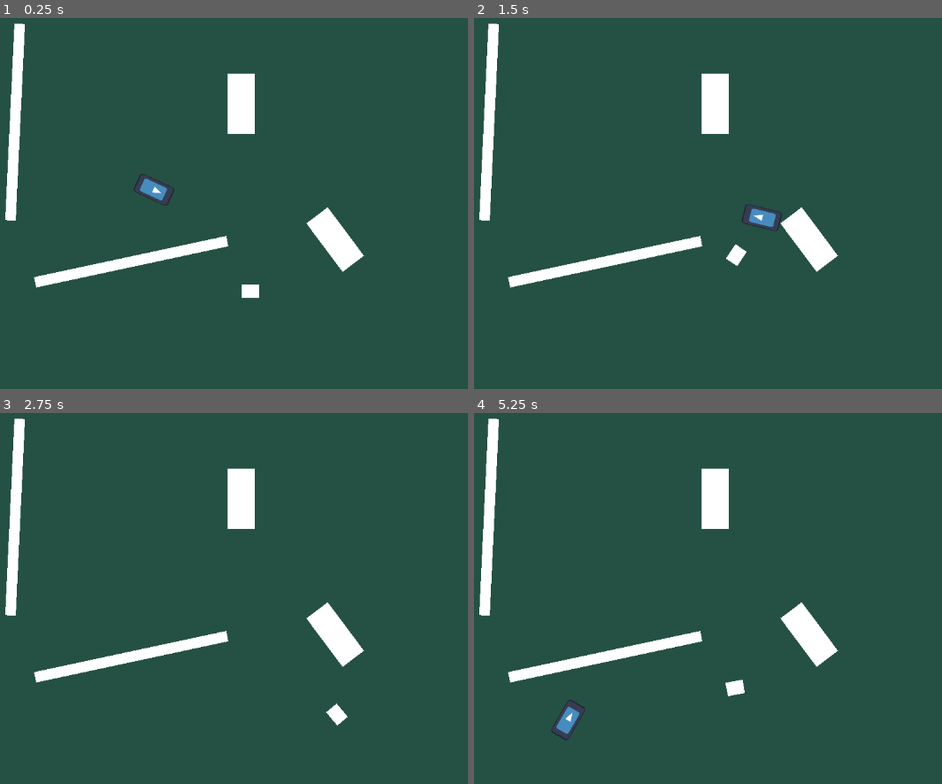
Above: before the commit, frames 1-4 (two rows, left to right).
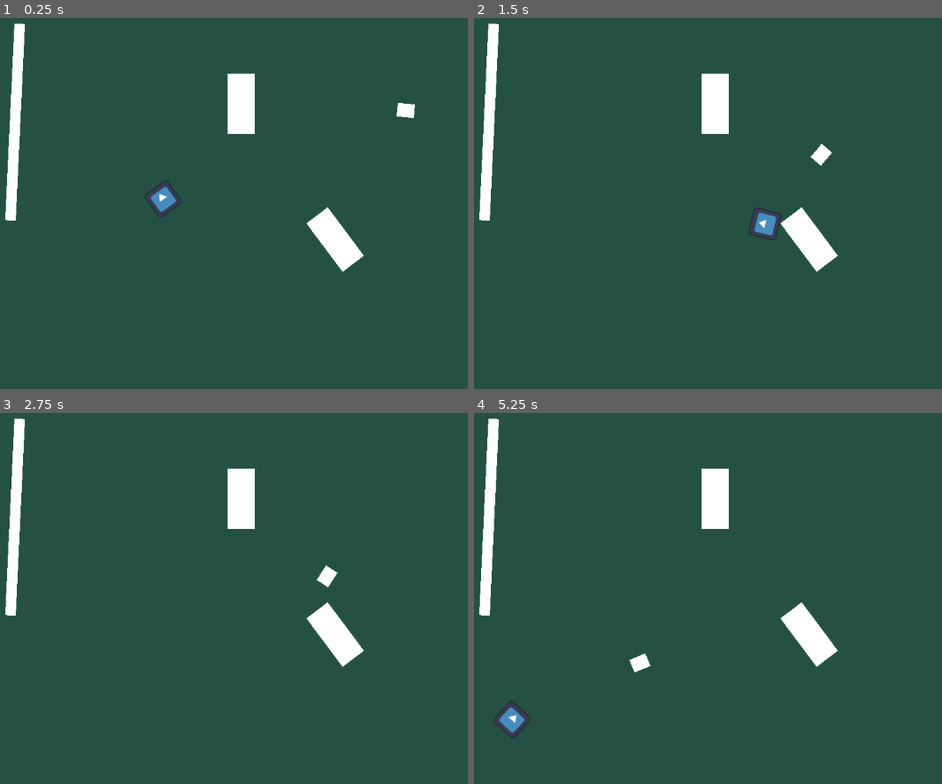
Above: after the commit, the same moments.

Repository: PierceFrancis/Godot-Final-Project
Game: Godot game, scene res://Scenes/ai_test.tscn
Two runs of this game, one before a commit and one after it. Both use one fixed random seed, a clock stepped at 60 frames per second and the inputs below. This scene is started directly instead of the project's main scene. The engine's default icon, where the game draws it, is replaced by a stand-in: a white triangle on a blue panel in a dark square.
Inputs (mouse positions are in pixels of both pictures, inside the frame that each line leads up to):
- Up to frame 1 (0.25 s): no input
- Up to frame 2 (1.5 s): tap Enter at 0.5 s; move the mouse to (782, 170) at 0.52 s; hold D (move_right) 0.53-1.28 s; tap E (action_button) at 0.6 s; move the mouse to (488, 210) at 1.27 s; hold S (move_down) from 1.28 s (still down); click (488, 210) at 1.35 s
- Up to frame 3 (2.75 s): move the mouse to (224, 498) at 2.02 s; release S (move_down) at 2.03 s; hold D (move_right) from 2.03 s (still down); hold Space (dash) from 2.03 s (still down)
- Up to frame 4 (5.25 s): move the mouse to (591, 665) at 2.77 s; release D (move_right) at 2.78 s; release Space (dash) at 2.78 s; hold W (move_up) 2.78-3.53 s; tap E (action_button) at 2.85, 5.1 s; move the mouse to (839, 643) at 3.52 s; press the mouse at (839, 643) at 3.53 s; hold Left (move_left) 3.53-5.03 s; move the mouse to (outside the picture) at 4.27 s; release the mouse at (outside the picture) at 4.28 s; tap Space (dash) at 4.35 s; move the mouse to (661, 583) at 5.02 s; hold S (move_down) from 5.03 s (still down)

The runs differ from the first frame. In frame 1, 1.9% of the frame differs, in the area x 7-89%, y 22-76%; in frame 2, 1.9%; in frame 3, 1.5%; in frame 4, 2.1%, in the area x 4-58%, y 58-89%.

Commit message:
chawes
raycast bs other stuff, attack func start

Diff:
--- a/Scenes/ai_test.tscn
+++ b/Scenes/ai_test.tscn
@@ -3,16 +3,15 @@
 [ext_resource type="PackedScene" uid="uid://ecawa3jdj2h2" path="res://Scenes/Player.tscn" id="1_svsoo"]
 [ext_resource type="PackedScene" uid="uid://cclmvq6r67lxa" path="res://Scenes/charger.tscn" id="2_svsoo"]
 
+[sub_resource type="NavigationPolygon" id="NavigationPolygon_acnta"]
+vertices = PackedVector2Array(-561.97656, -311.9297, 552.2422, -305.04688, -198.03125, -278.6875, -237.99219, -280.59375, 177.36719, -199.39844, 106.78125, -199, 567.7422, 313.03125, 358.75, 107.296875, 287.64063, 12.2421875, 177.21875, -80.6875, 231.42969, 54.9375, -214.0625, 61.578125, 106.61719, -80.28906, -561.0078, 316.96094, -254.00781, 59.679688, 302.53906, 150)
+polygons = Array[PackedInt32Array]([PackedInt32Array(0, 1, 2, 3), PackedInt32Array(2, 1, 4, 5), PackedInt32Array(4, 1, 6, 7, 8), PackedInt32Array(9, 4, 8, 10), PackedInt32Array(11, 2, 5, 12), PackedInt32Array(13, 0, 3, 14), PackedInt32Array(6, 13, 14, 11, 15), PackedInt32Array(15, 7, 6), PackedInt32Array(15, 11, 12, 10), PackedInt32Array(10, 12, 9)])
+outlines = Array[PackedVector2Array]([PackedVector2Array(-572, -322, 562, -315, 578, 323, -571, 327)])
+
 [sub_resource type="BoxMesh" id="BoxMesh_svsoo"]
 
 [sub_resource type="RectangleShape2D" id="RectangleShape2D_u4xhv"]
 size = Vector2(323, 20)
-
-[sub_resource type="NavigationPolygon" id="NavigationPolygon_acnta"]
-vertices = PackedVector2Array(-561.97656, -311.9297, 552.2422, -305.04688, -198.03125, -278.6875, -237.99219, -280.59375, 177.36719, -199.39844, 106.78125, -199, 567.7422, 313.03125, 358.75, 107.296875, 287.64063, 12.2421875, 177.21875, -80.6875, 231.42969, 54.9375, -214.0625, 61.578125, 106.61719, -80.28906, -561.0078, 316.96094, -254.00781, 59.679688, 302.53906, 150)
-polygons = Array[PackedInt32Array]([PackedInt32Array(0, 1, 2, 3), PackedInt32Array(2, 1, 4, 5), PackedInt32Array(4, 1, 6, 7, 8), PackedInt32Array(9, 4, 8, 10), PackedInt32Array(11, 2, 5, 12), PackedInt32Array(13, 0, 3, 14), PackedInt32Array(6, 13, 14, 11, 15), PackedInt32Array(15, 7, 6), PackedInt32Array(15, 11, 12, 10), PackedInt32Array(10, 12, 9)])
-outlines = Array[PackedVector2Array]([PackedVector2Array(-572, -322, 562, -315, 578, 323, -571, 327)])
-agent_radius = 171.61
 
 [node name="AiTest" type="Node2D"]
 
@@ -25,25 +24,10 @@
 offset_bottom = 440.0
 color = Color(0.14139813, 0.31891572, 0.26833078, 1)
 
-[node name="Player" parent="." instance=ExtResource("1_svsoo")]
-scale = Vector2(0.48112985, 0.25459605)
-
 [node name="Charger" parent="." node_paths=PackedStringArray("player") instance=ExtResource("2_svsoo")]
-position = Vector2(157, 165)
+position = Vector2(410, -129)
+rotation = -3.0563877
 player = NodePath("../Player")
-
-[node name="obstacle" type="StaticBody2D" parent="."]
-position = Vector2(-36.999985, 117.00001)
-rotation = -0.21103223
-scale = Vector2(0.99272645, 1)
-
-[node name="MeshInstance2D" type="MeshInstance2D" parent="obstacle"]
-scale = Vector2(322.17657, 17.191566)
-mesh = SubResource("BoxMesh_svsoo")
-
-[node name="CollisionShape2D" type="CollisionShape2D" parent="obstacle"]
-position = Vector2(0.5, 0)
-shape = SubResource("RectangleShape2D_u4xhv")
 
 [node name="NavigationRegion2D" type="NavigationRegion2D" parent="."]
 navigation_polygon = SubResource("NavigationPolygon_acnta")
@@ -88,3 +72,7 @@
 [node name="CollisionShape2D" type="CollisionShape2D" parent="NavigationRegion2D/obstacle3"]
 position = Vector2(0.5, 0)
 shape = SubResource("RectangleShape2D_u4xhv")
+
+[node name="Player" parent="." instance=ExtResource("1_svsoo")]
+position = Vector2(15, 15)
+scale = Vector2(0.36025843, 0.36025843)
--- a/Scenes/charger.tscn
+++ b/Scenes/charger.tscn
@@ -1,12 +1,11 @@
 [gd_scene load_steps=6 format=3 uid="uid://cclmvq6r67lxa"]
 
 [ext_resource type="Script" uid="uid://dh7klp2yfu4sf" path="res://Scripts/charger.gd" id="1_34ipw"]
+[ext_resource type="Script" uid="uid://kqk3o7wox8aj" path="res://Scenes/ray_cast_2d.gd" id="2_ljrdh"]
 
 [sub_resource type="BoxMesh" id="BoxMesh_acnta"]
 
 [sub_resource type="RectangleShape2D" id="RectangleShape2D_bxwl7"]
-
-[sub_resource type="CircleShape2D" id="CircleShape2D_svsoo"]
 
 [sub_resource type="RectangleShape2D" id="RectangleShape2D_svsoo"]
 size = Vector2(27.012093, 29.981659)
@@ -28,21 +27,27 @@
 position = Vector2(2.4303285e-06, -2.3841858e-07)
 scale = Vector2(1.497373, 4.181692)
 
-[node name="CollisionShape2D" type="CollisionShape2D" parent="DetectionShape"]
-scale = Vector2(8.860776, -3.7720153)
-shape = SubResource("CircleShape2D_svsoo")
+[node name="CollisionPolygon2D" type="CollisionPolygon2D" parent="DetectionShape"]
+scale = Vector2(11.177791, 3.765613)
+polygon = PackedVector2Array(0.64048195, 0.06623843, 12.7154455, -12.6058445, 14.231518, -8.469552, 15.371572, -4.5042124, 15.745186, 1.5275365e-08, 15.318198, 4.3717356, 14.035895, 8.732174, 12.764351, 12.6715)
 
 [node name="Killbox" type="Area2D" parent="."]
 position = Vector2(13.096768, 0)
 scale = Vector2(2.0689144, 1.4635081)
 
 [node name="CollisionShape2D" type="CollisionShape2D" parent="Killbox"]
-position = Vector2(0.40927124, -1.5507355)
+position = Vector2(0.79128253, -1.4128411)
 shape = SubResource("RectangleShape2D_svsoo")
-debug_color = Color(0.99918705, 0, 0.13425627, 0.41960785)
 
 [node name="NavigationAgent2D" type="NavigationAgent2D" parent="."]
 avoidance_enabled = true
 
-[connection signal="body_entered" from="DetectionShape" to="." method="_on_area_2d_body_entered"]
+[node name="RayCast2D" type="RayCast2D" parent="."]
+scale = Vector2(1, 4.5978055)
+target_position = Vector2(213.64104, 0.22485775)
+script = ExtResource("2_ljrdh")
+
+[connection signal="body_entered" from="DetectionShape" to="." method="_on_detection_shape_body_entered"]
+[connection signal="body_entered" from="Killbox" to="." method="_on_killbox_body_entered"]
+[connection signal="body_exited" from="Killbox" to="." method="_on_killbox_body_exited"]
 [connection signal="velocity_computed" from="NavigationAgent2D" to="." method="_on_navigation_agent_2d_velocity_computed"]
--- /dev/null
+++ b/Scenes/ray_cast_2d.gd
@@ -0,0 +1,16 @@
+extends RayCast2D
+
+var target  = null
+@export var alert: bool = false
+
+# Called when the node enters the scene tree for the first time.
+func _ready() -> void:
+	pass # Replace with function body.
+
+
+# Called every frame. 'delta' is the elapsed time since the previous frame.
+func _process(delta: float) -> void:
+	if is_colliding():
+		if get_collider() == $"." :
+			target = get_collider()
+			alert = true
--- a/Scripts/charger.gd
+++ b/Scripts/charger.gd
@@ -1,16 +1,31 @@
 extends CharacterBody2D
 
 
-const SPEED = 200.0
+const SPEED = 350.0
 #MAKE SURE PLAYER IN THE INSPECTOR IS SET TO THE PLAYER NODE
 @export var player : Node2D
 @onready var nav_agent : NavigationAgent2D = $NavigationAgent2D
 #Hostile or idle Bool
 var Hostile : bool = false
 
+var Charging: bool = false
+
 func _physics_process(delta: float) -> void:
+
 	if Hostile:
-		charge()
+		if Charging:
+			charge()
+			print("charging")
+		elif !Charging:
+			velocity = Vector2(0.0,0.0)
+
+
+			print("not Charging")
+
+
+
+
+
 
 
 
@@ -32,12 +47,32 @@
 	nav_agent.target_position = target_pos
 
 
-func _on_area_2d_body_entered(body: Node2D) -> void:
-	if body.name == "Player":
-		Hostile  = true
+
+
+
 
 
 
 func _on_navigation_agent_2d_velocity_computed(safe_velocity: Vector2) -> void:
 	velocity = velocity.move_toward(safe_velocity * SPEED, 12.0)
 	move_and_slide()
+
+
+func _on_detection_shape_body_entered(body: Node2D) -> void:
+	if body.name == "Player":
+		Hostile  = true
+		Charging = true
+
+
+func _on_killbox_body_entered(body: Node2D) -> void:
+	Charging = false
+
+	velocity = Vector2(0.0,0.0)
+	move_and_slide()
+
+
+
+
+func _on_killbox_body_exited(body: Node2D) -> void:
+	if Hostile:
+		Charging = true
Not shown, added: Scenes/ray_cast_2d.gd.uid
